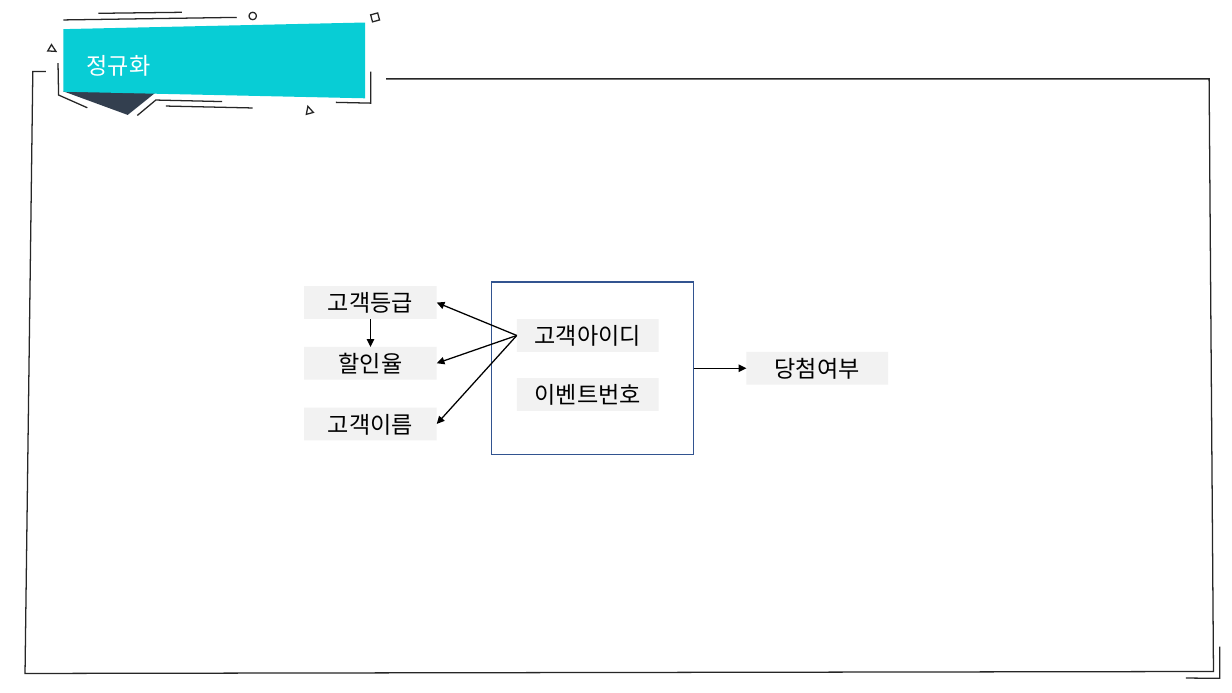
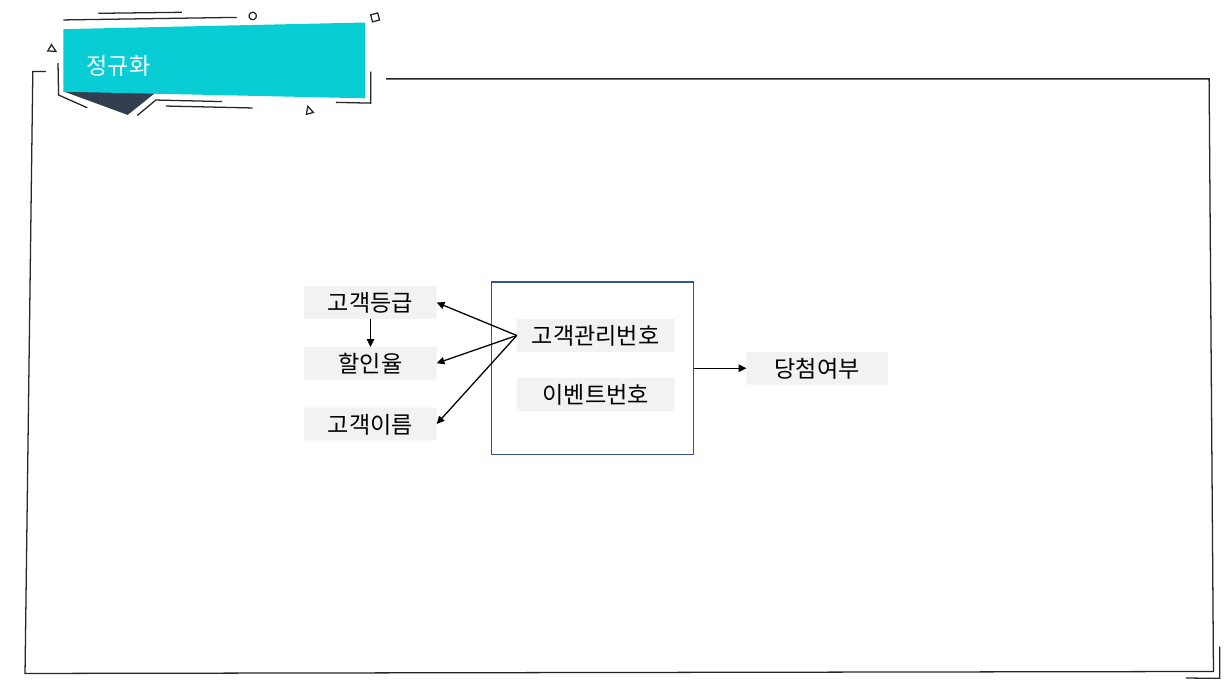
Before and after one commit to hitxid/openDatabase, a slide deck: slide 12 of database/12강 데이터베이스 정규화.pptx. Drawn at 1232x693 pixels with LibreOffice and Linux fonts; fonts in the diff are those of the drawing. Boxes give left, top, right and bottom in pixels: in the first picture for what was removed or moved away, otherwise in the second. Text is boxed around its words. In the diff, an @@ line names an element or a change of style, - is before the commit and + after.

```diff
--- a/database/12강 데이터베이스 정규화.pptx
+++ b/database/12강 데이터베이스 정규화.pptx
@@ rectangle "고객관리번호": place and size @@
-rectangle "고객관리번호" at (517, 319, 658, 351)
+rectangle "고객관리번호" at (517, 319, 675, 351)
@@ text in rectangle at (532, 325, 660, 346): text changed @@
-고객아이디
+고객관리번호
@@ rectangle "이벤트번호": place and size @@
-rectangle "이벤트번호" at (517, 378, 658, 410)
+rectangle "이벤트번호" at (517, 378, 675, 410)
```
Also in this commit, not shown: 3 other slides changed, 1 slide added, 6 other files.
